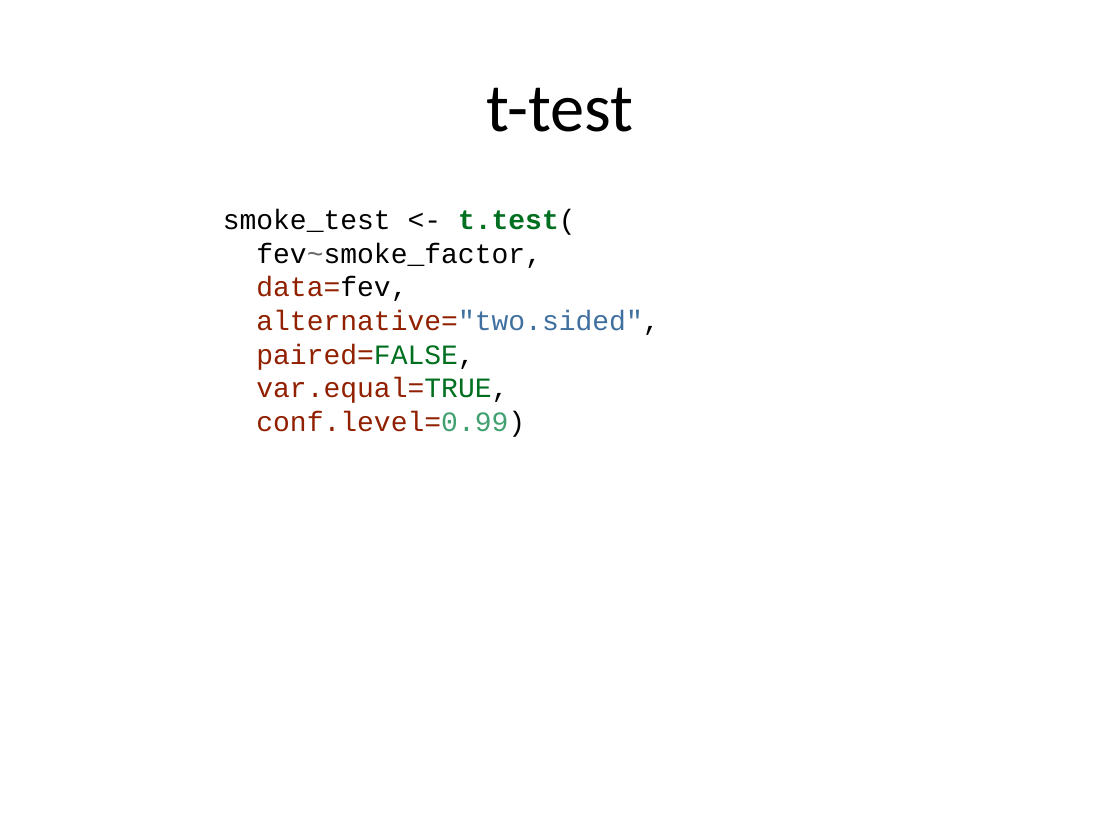
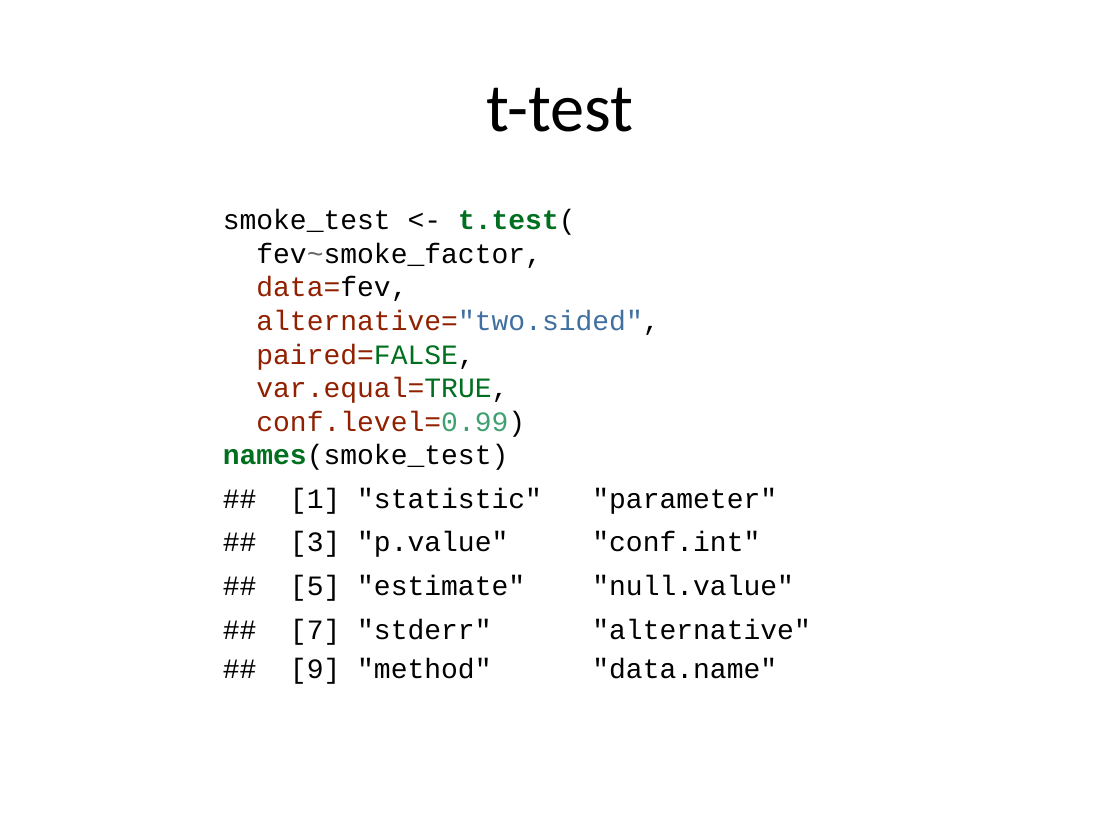
Before and after one commit to pmean/classes, a slide deck: slide 18 of introduction-to-r/src/v07-slides-and-speaker-notes.pptx (slide 14 before the commit). Drawn at 1120x840 pixels with LibreOffice and Linux fonts; fonts in the diff are those of the drawing. Boxes give left, top, right and bottom in pixels: in the first picture for what was removed or moved away, otherwise in the second. Text is boxed around its words. In the diff, an @@ line names an element or a change of style, - is before the commit and + after.

```diff
--- a/introduction-to-r/src/v07-slides-and-speaker-notes.pptx
+++ b/introduction-to-r/src/v07-slides-and-speaker-notes.pptx
@@ text at (223,209,794,684): text changed; text colour #902000 to #000000 @@
-smoke_test <- t.test(
-fev~smoke_factor,
-data=fev,
-alternative="two.sided",
-paired=FALSE,
-var.equal=TRUE,
-conf.level=0.99)
+smoke_test <- t.test(
+fev~smoke_factor,
+data=fev,
+alternative="two.sided",
+paired=FALSE,
+var.equal=TRUE,
+conf.level=0.99)
+names(smoke_test)
+## [1] "statistic" "parameter"
+## [3] "p.value" "conf.int"
+## [5] "estimate" "null.value"
+## [7] "stderr" "alternative"
+## [9] "method" "data.name"
```
Also in this commit, not shown: 9 other slides changed, 28 slides added, 1 slide removed, 25 other files.
